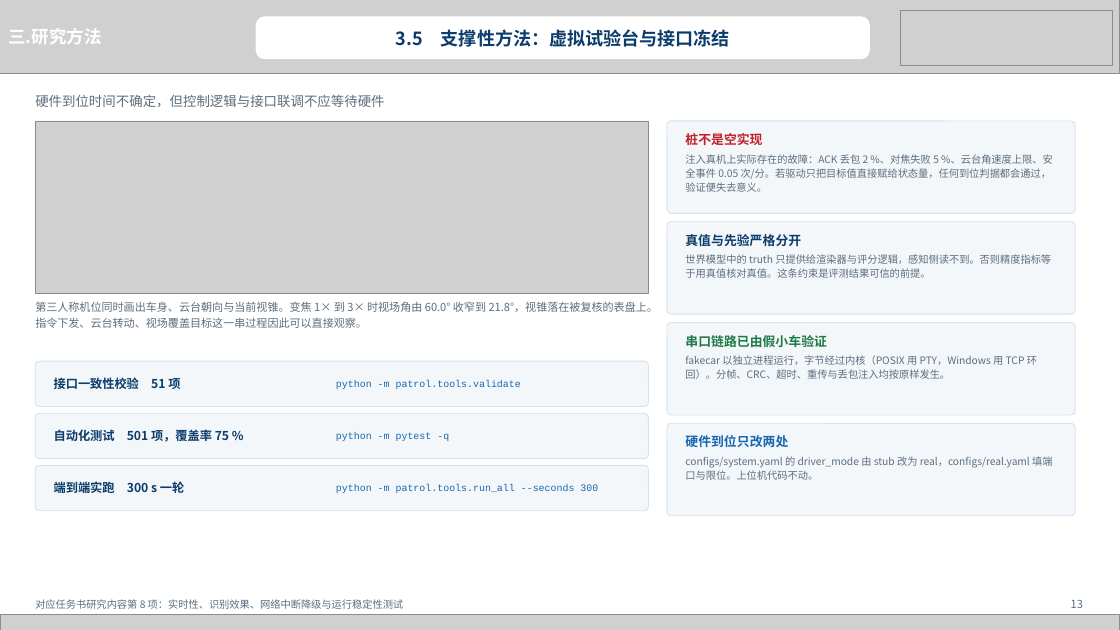
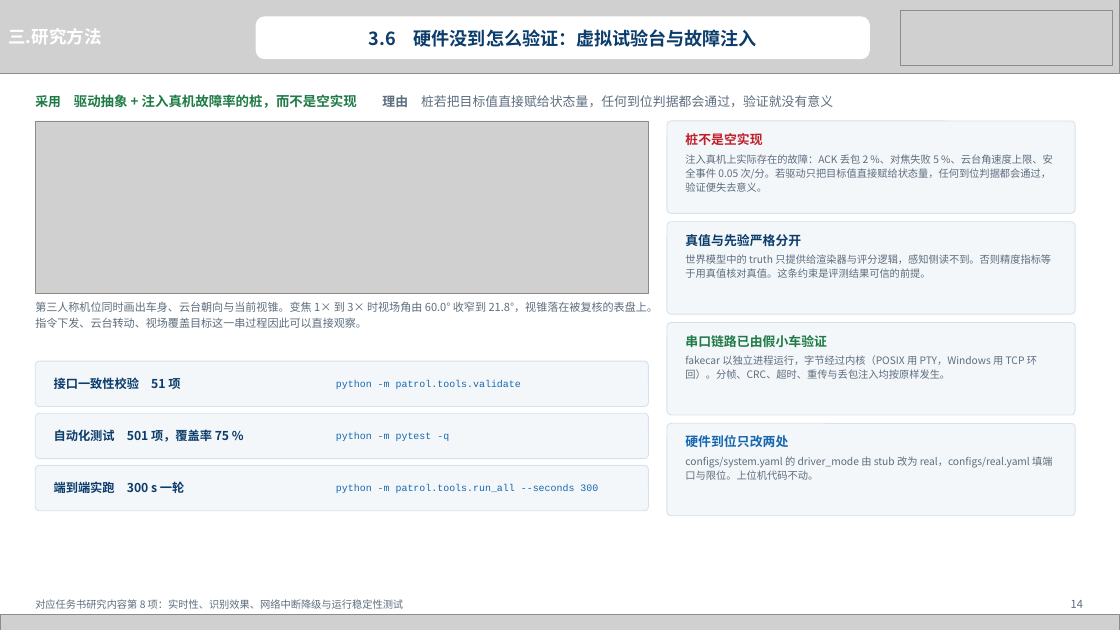
Before and after one commit to heizitalk666/2026summer, a slide deck: slide 14 of deliverables/中期答辩.pptx (slide 13 before the commit). Drawn at 1120x630 pixels with LibreOffice and Linux fonts; fonts in the diff are those of the drawing; grey boxes stand for pictures. Boxes give left, top, right and bottom in pixels: in the first picture for what was removed or moved away, otherwise in the second. Text is boxed around its words. In the diff, an @@ line names an element or a change of style, - is before the commit and + after.

```diff
--- a/deliverables/中期答辩.pptx
+++ b/deliverables/中期答辩.pptx
@@ text at (369, 29, 757, 47): text changed @@
-3.5 支撑性方法：虚拟试验台与接口冻结
+3.6 硬件没到怎么验证：虚拟试验台与故障注入
@@ text at (35, 94, 833, 108): text changed; size 11.5 to 11 pt @@
-硬件到位时间不确定，但控制逻辑与接口联调不应等待硬件
+采用 驱动抽象 + 注入真机故障率的桩，而不是空实现 理由 桩若把目标值直接赋给状态量，任何到位判据都会通过，验证就没有意义
@@ text at (1071, 600, 1083, 608): text changed @@
-13
+14
```
Also in this commit, not shown: 17 other slides changed, 1 slide added, 4 other files.
